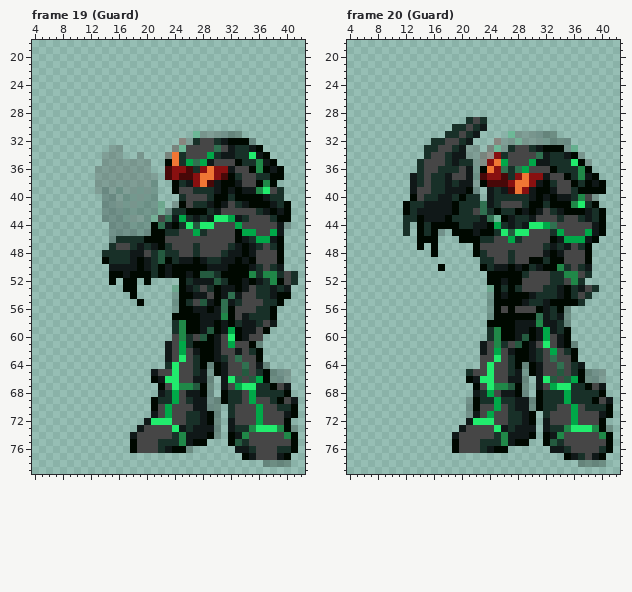
A pixel-art file gets an edit: Nox/Blax/BlaxNox.ase. Above, as it was before the edit.
62x80 pixels, 56 frames. Shown: frame 19 (Guard): x 4..42, y 18..79; frame 20 (Guard): x 4..42, y 18..79. The commit also changed other frames, which this record leaves out.
Now the later version:
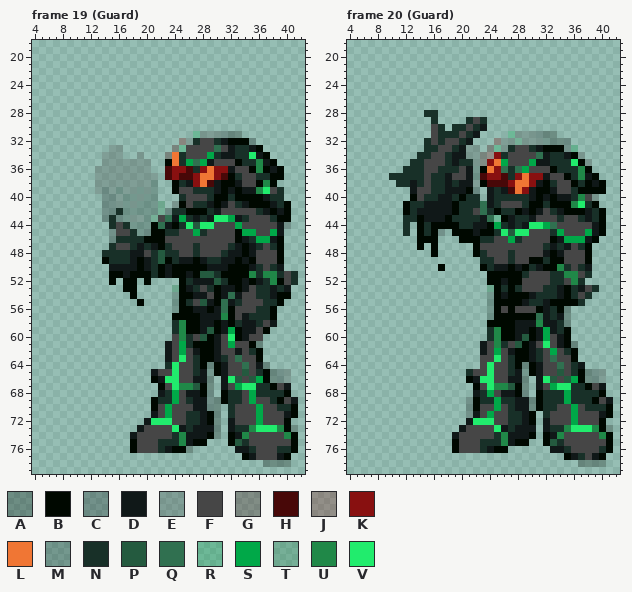
Palette (. is transparent): A #00080045  B #000800  C #10181845  D #101818  E #46464645  F #464646  G #48080845  H #480808  J #88101045  K #881010  L #f07634  M #18302845  N #183028  P #245a3f  Q #307050  R #00a84845  S #00a848  T #20884845  U #208848  V #21ec6d
Change:
--- frame 19 (Guard), layer "UpArm"
@@ x 13..20 @@
 41 .CCEMEMM
-42 .CCCMMMM
-43 .CCCMEEM
-44 ..CCCMMM
-45 ..CCCCMC
+42 .CCNMMMM
+43 .CNCMEEM
+44 ..NFNMMM
+45 ..CFFNMC
 46 ..CNNNNB
--- frame 20 (Guard), layers "UpArm", "DownArm"
@@ x 8..19 @@
 27 ............
-28 ............
-29 ............
-30 ...........N
-31 ..........NN
-32 ........NNFF
+28 .......NN...
+29 ........N...
+30 ........FN.N
+31 ........FNNN
+32 .......NFNFF
 33 .......NNFFN
-34 .......NFFND
-35 ......NFFFND
-36 ......NFFNNN
-37 .....DNFNNDF
-38 .....DNFNNDN
+34 ......NNFFND
+35 .....NNFFFND
+36 ....NNNFFNNN
+37 ..NNNNNFNNDF
+38 ...NNDNFNNDN
 39 .....DFFNNDD
